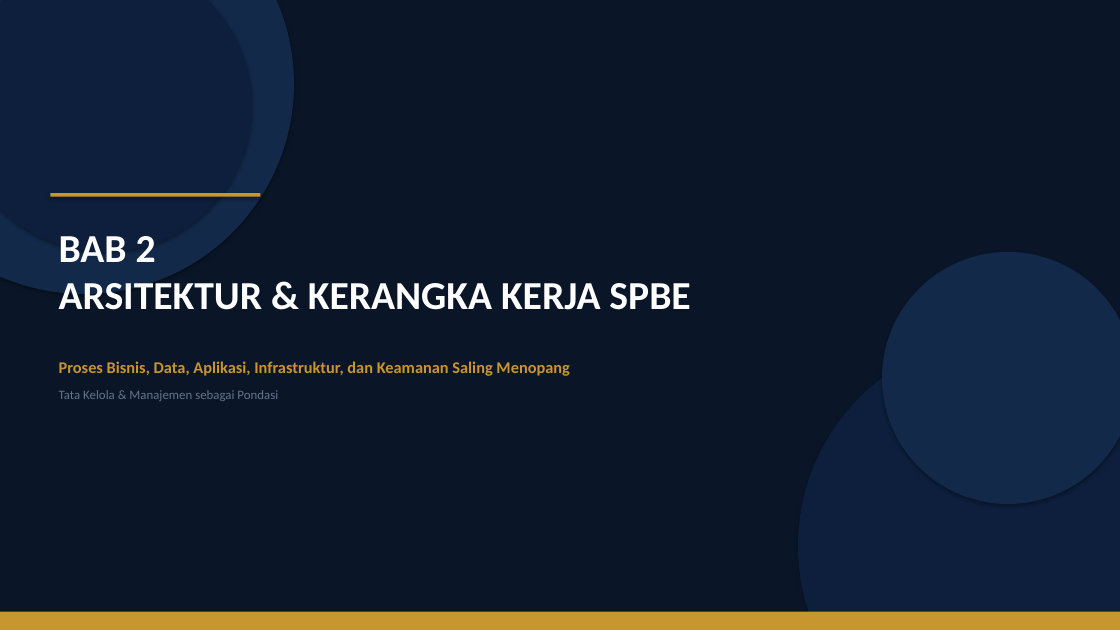
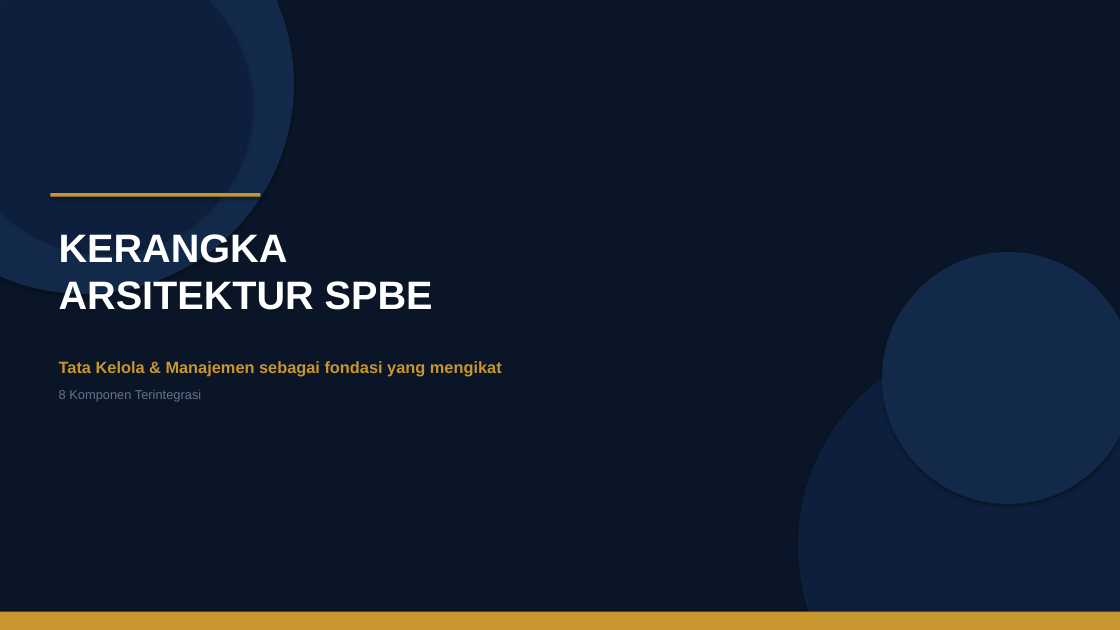
Before and after one commit to rahadiana/coba_ppt, a slide deck: slide 6 of SPBE_Transformasi_Birokrasi.pptx. Drawn at 1120x630 pixels with LibreOffice and Linux fonts; fonts in the diff are those of the drawing. Boxes give left, top, right and bottom in pixels: in the first picture for what was removed or moved away, otherwise in the second. Text is boxed around its words. In the diff, an @@ line names an element or a change of style, - is before the commit and + after.

Commit message:
fix: restore original SPBE presentation from initial commit

```diff
--- a/SPBE_Transformasi_Birokrasi.pptx
+++ b/SPBE_Transformasi_Birokrasi.pptx
@@ text at [59, 230, 433, 310]: text changed; font Calibri to Arial @@
-BAB 2
-ARSITEKTUR & KERANGKA KERJA SPBE
+KERANGKA
+ARSITEKTUR SPBE
@@ text at [59, 361, 502, 376]: text changed; font Calibri to Arial @@
-Proses Bisnis, Data, Aplikasi, Infrastruktur, dan Keamanan Saling Menopang
+Tata Kelola & Manajemen sebagai fondasi yang mengikat
@@ text at [59, 390, 201, 402]: text changed; font Calibri to Arial @@
-Tata Kelola & Manajemen sebagai Pondasi
+8 Komponen Terintegrasi
```
Also in this commit, not shown: 14 other slides changed, 1 slide added, 1 slide removed.
